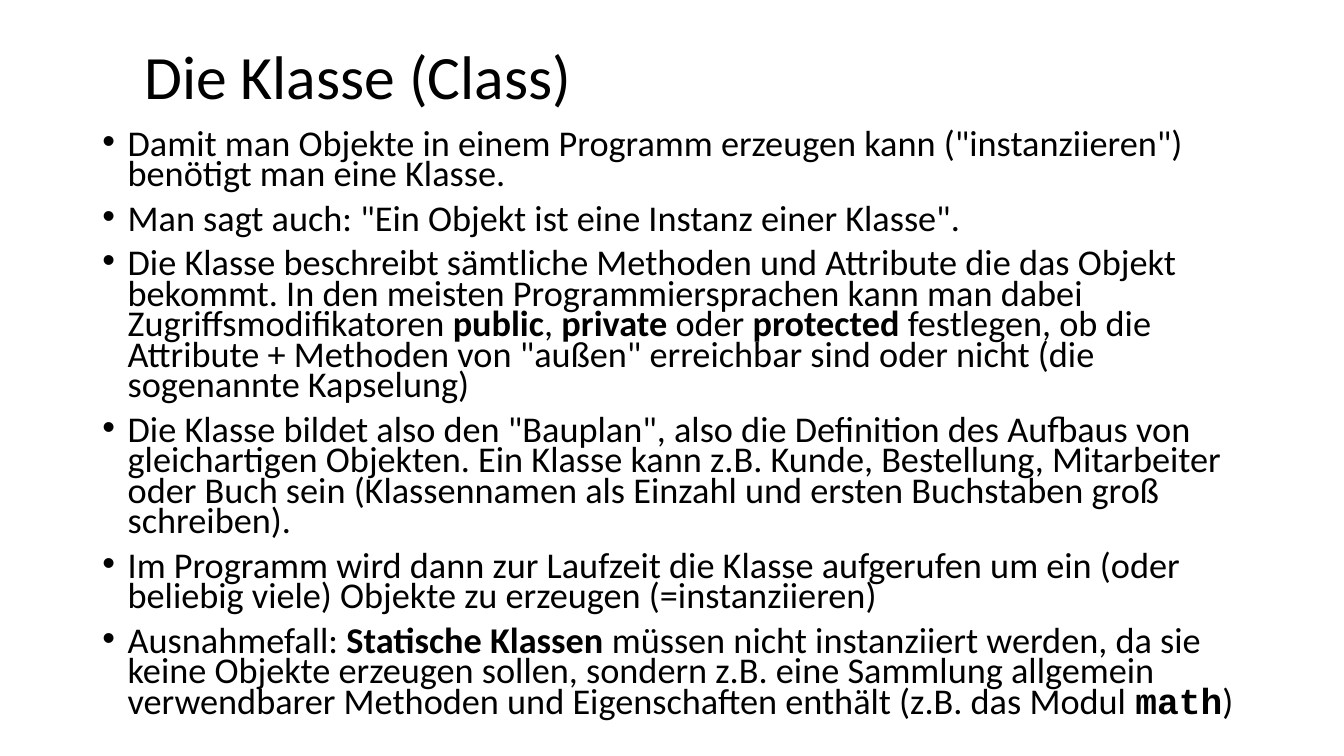
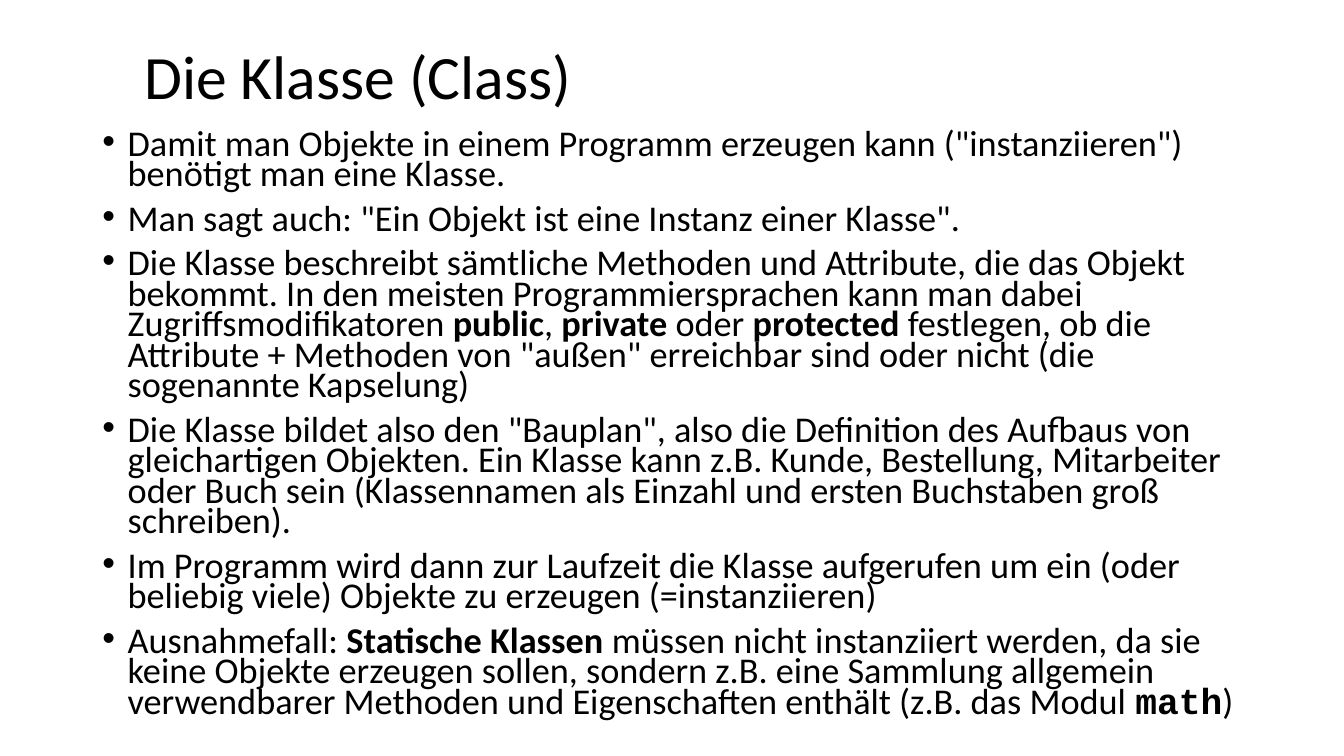
Before and after one commit to MickyRoth/Presentations, a slide deck: slide 11 of UML und OOP mit Python.pptx. Drawn at 1344x756 pixels with LibreOffice and Linux fonts; fonts in the diff are those of the drawing; background and template pictures are left out. Boxes give left, top, right and bottom in pixels: in the first picture for what was removed or moved away, otherwise in the second. Text is boxed around its words. In the diff, an @@ line names an element or a change of style, - is before the commit and + after.

```diff
--- a/UML und OOP mit Python.pptx
+++ b/UML und OOP mit Python.pptx
@@ text at (x1=128, y1=249, x2=1185, y2=404): text changed @@
-• Die Klasse beschreibt sämtliche Methoden und Attribute die das Objekt bekommt. In den meisten Programmiersprachen kann man dabei Zugriffsmodifikatoren public, private oder protected festlegen, ob die Attribute + Methoden von "außen" erreichbar sind oder nicht (die sogenannte Kapselung)
+• Die Klasse beschreibt sämtliche Methoden und Attribute, die das Objekt bekommt. In den meisten Programmiersprachen kann man dabei Zugriffsmodifikatoren public, private oder protected festlegen, ob die Attribute + Methoden von "außen" erreichbar sind oder nicht (die sogenannte Kapselung)
```
Also in this commit, not shown: 1 other slide changed, 2 other files.
